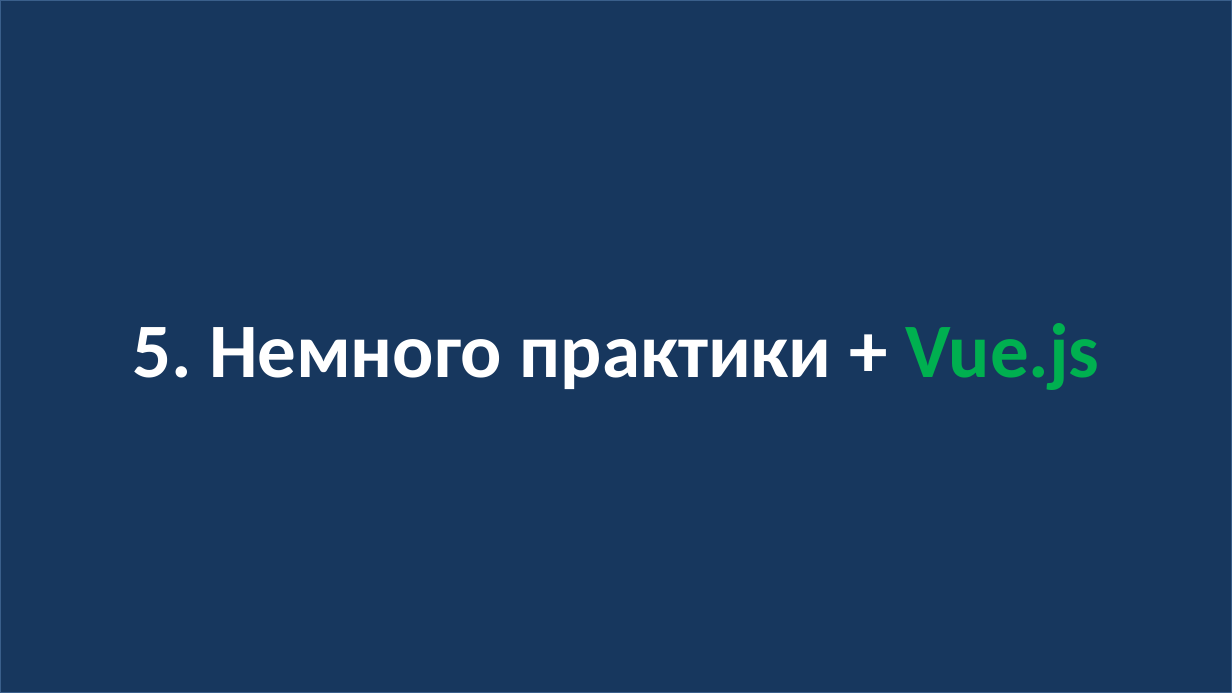
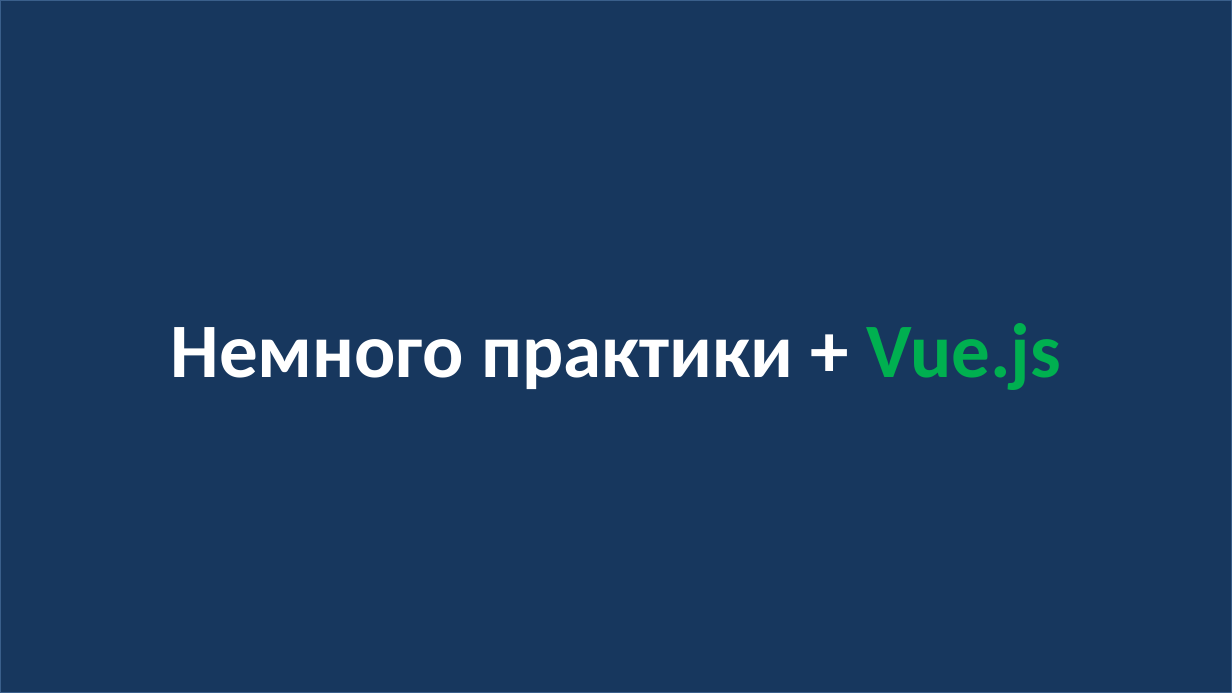
Before and after one commit to js-14-ort-dnipro/lesson08, a slide deck: slide 7 of lesson08.pptx (slide 10 before the commit). Drawn at 1232x693 pixels with LibreOffice and Linux fonts; fonts in the diff are those of the drawing. Boxes give left, top, right and bottom in pixels: in the first picture for what was removed or moved away, otherwise in the second. Text is boxed around its words. In the diff, an @@ line names an element or a change of style, - is before the commit and + after.

```diff
--- a/lesson08.pptx
+++ b/lesson08.pptx
@@ text in rectangle at (171, 323, 1061, 390): text changed @@
-5. Немного практики + Vue.js
+Немного практики + Vue.js
```
Also in this commit, not shown: 3 other slides changed, 1 slide added, 4 slides removed, 1 other file.
